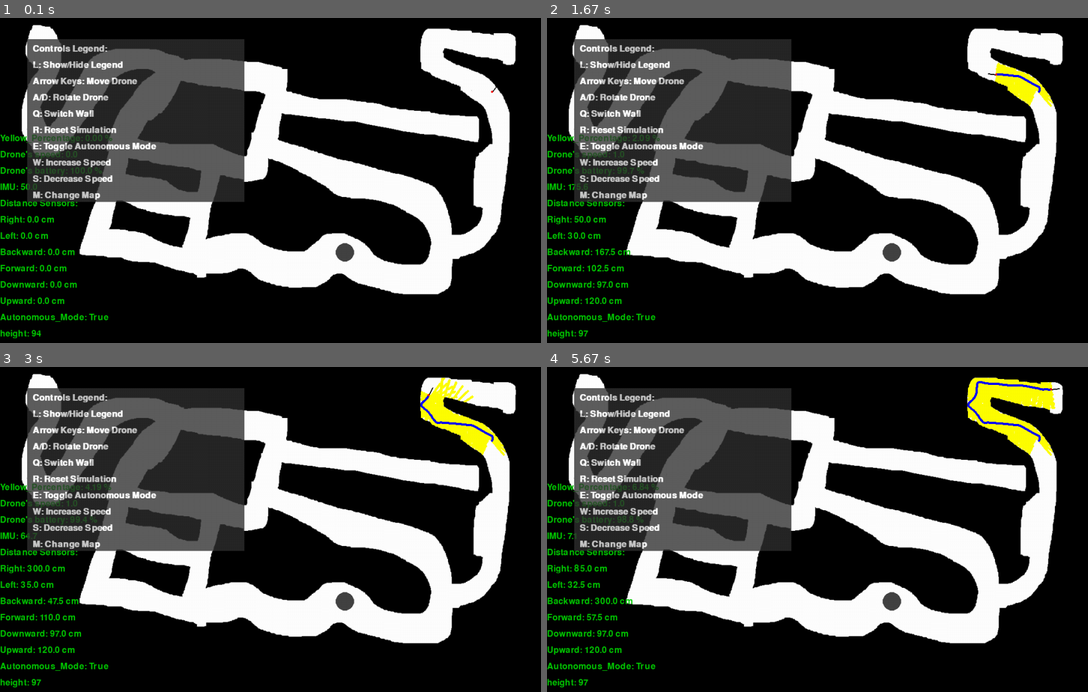
Above: before the commit, frames 1-4 (two rows, left to right).
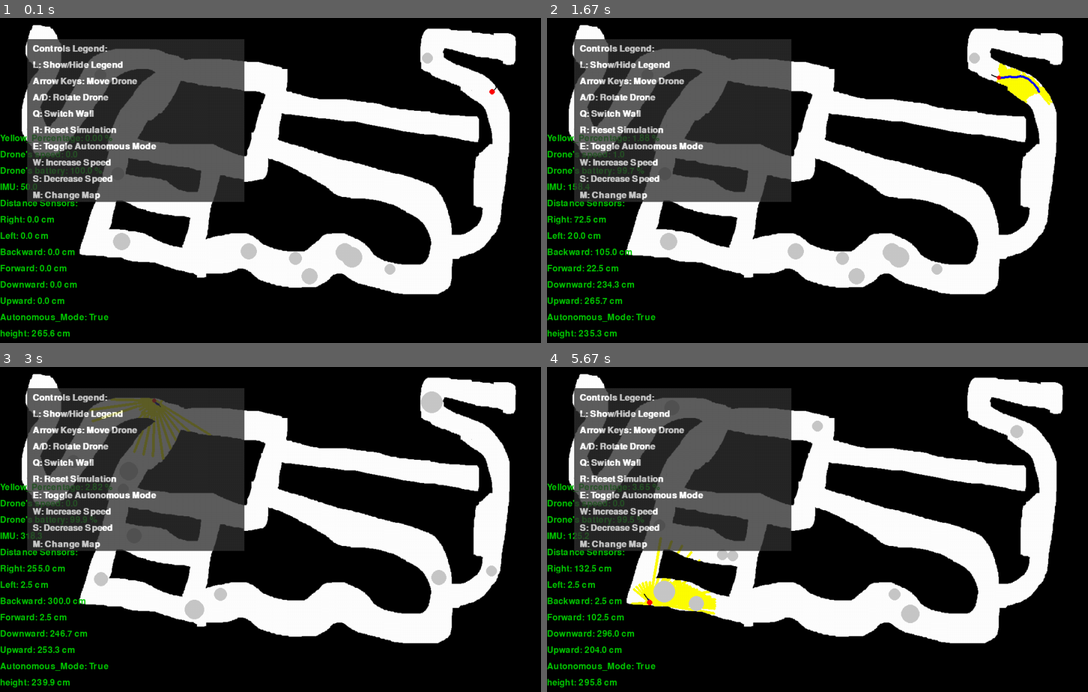
Above: after the commit, the same moments.

Repository: Raz-Saad/Autonomous_Robotics_Final_Project
Game: pygame game, started from src/Main_Pygame.py
Same seed, same stepped clock (60 frames per second), same inputs: the game is played once before the commit and once after it.
Inputs:
- Up to frame 1 (0.1 s): no input
- Up to frame 2 (1.67 s): tap one key every 0.33 s from 0.33 s: Q 1 A Q
- Up to frame 3 (3 s): tap one key every 0.33 s from 1.67 s: Enter 2 W 1
- Up to frame 4 (5.67 s): tap Space at 3 s

The runs differ from the first frame. In frame 1, 0.9% of the frame differs, in the area x 5-92%, y 10-99%; in frame 2, 1.5%; in frame 3, 3.5%; in frame 4, 4.5%, in the area x 3-95%, y 3-99%.

Commit message:
added height_pid to the update_position_by_algorithm

Diff:
--- a/src/DistanceSensorHight.py
+++ b/src/DistanceSensorHeight.py
@@ -1,6 +1,6 @@
 import math
 
-class DistanceSensorHight:
+class DistanceSensorheight:
     def __init__(self, sensor_direction, distance=0):
         self.distance = distance  # the distance from an obstacle
         self.direction = sensor_direction  # up, down
@@ -13,7 +13,7 @@
         if self.direction == "up":
             # Check distance to ceiling
             distance_to_ceiling = ceiling_level - drone_z_level
-            self.distance = min(distance_to_ceiling, max_range)
+            self.distance = min(distance_to_ceiling, max_range) # * 2.5 # 1 pixel = 2.5 cm
             # Check for obstacles in the upward direction
             # for obstacle in obstacles:
             #     _, _, _, _, height = obstacle
@@ -31,4 +31,4 @@
                 _, _, _, _, height = obstacle
                 if height < drone_z_level:  # Obstacle is below the drone
                     distance_to_obstacle = drone_z_level - height
-                    self.distance = min(distance_to_obstacle, self.distance)
+                    self.distance = min(distance_to_obstacle, self.distance) # * 2.5 # 1 pixel = 2.5 cm
--- a/src/Drone.py
+++ b/src/Drone.py
@@ -1,7 +1,7 @@
 from IMU import IMU
 from BatterySensor import BatterySensor
 from DistanceSensor import DistanceSensor
-from DistanceSensorHight import DistanceSensorHight
+from DistanceSensorHeight import DistanceSensorheight
 import math
 from OpticalFlow import OpticalFlow
 from PIDController import PIDController
@@ -17,9 +17,10 @@
         self.rightward_distance_sensor = DistanceSensor("rightward")
 
         # because our map is 2d, we need a different kind of calculation of the up/down sensors: #TODO: show raz
-        self.up_distance_sensor = DistanceSensorHight("up")
-        self.down_distance_sensor = DistanceSensorHight("down")
-#        self.height_pid_controller = PIDController(0.1, 0.01, 0.05)  # PID controller for height - we wish to be (for example) 2.5 meters above the floor
+        self.up_distance_sensor = DistanceSensorheight("up")
+        self.down_distance_sensor = DistanceSensorheight("down")
+        self.height_pid_controller = PIDController(0.01, 0.01, 0.01, 5)  # PID controller for height - we wish to be (for example) 3 meters above the floor
+        self.desired_floor_distance = 100 # 100 px * 2.5 = 2.5 meters
 
         self.orientation_sensor = IMU() #the drone's angle, the drone is looking rightward, beginning at 0
         self.pid_controller = PIDController(0.07, 0, 0.05, 5)
@@ -46,7 +47,7 @@
 
 
 
-    def update_sensors(self, map_matrix, position, drone_radius, orientation,floor_level, ceiling_level,obstacles): # added some parameters for hight sensors
+    def update_sensors(self, map_matrix, position, drone_radius, orientation,floor_level, ceiling_level,obstacles): # added some parameters for height sensors
         self.forward_distance_sensor.update_values(map_matrix, position, drone_radius, orientation)
         self.backward_distance_sensor.update_values(map_matrix, position, drone_radius,orientation)
         self.leftward_distance_sensor.update_values(map_matrix, position, drone_radius,orientation)
@@ -60,13 +61,13 @@
 
     #3d expantion:
     def change_z_level(self, z_direction):
-        self.z_level += z_direction * self.optical_flow_sensor.current_speed
+        self.z_level += z_direction * max(1,self.optical_flow_sensor.current_speed)
 
     # the wall distance should be adjusted relative to the drone's height:
     def update_desired_wall_distance(self,deviation):
         desired_wall_distance = int(initial_desired_wall_distance +
-                                               deviation * initial_desired_wall_distance
-                                               )
+                                    deviation * initial_desired_wall_distance
+                                    )
 
 
     def move_drone(self,drone_pos , direction):
@@ -100,7 +101,7 @@
         #if we dont use PID
         if not self.use_pid:
             if self.is_hugging_right: # drone is hugging the right side and is looking for the left wall
-            #checking if the drone should move without the PID
+                #checking if the drone should move without the PID
                 if  self.forward_distance_sensor.distance > delta and self.leftward_distance_sensor.distance > delta and self.rightward_distance_sensor.distance > delta:
                     # Move forward without PID control
                     new_pos = self.move_drone(drone_pos, "forward")
@@ -125,7 +126,7 @@
                 self.use_pid = True
 
 
-        # Calculate the error from the desired wall distance
+                # Calculate the error from the desired wall distance
         if not self.is_hugging_right: #self.leftward_distance_sensor.distance < 35:  # Detect the wall on the left side
             error = -1 *(self.leftward_distance_sensor.distance - self.desired_wall_distance)
         else:
@@ -168,7 +169,29 @@
 
         return new_pos
 
+
+    def change_z_level_by_pid(self, dt):
+        #print("current distance to floor: ",self.down_distance_sensor.distance)
+        # calculate the error from the desired state:
+        error = self.desired_floor_distance - self.down_distance_sensor.distance
+        #print("error: ",error)
+        # calculate the change amount needed given the current delta-time:
+        height_correction = self.height_pid_controller.update(error,dt)
+        #print("height_correction: ",height_correction)
+
+        # # Normalize the height correction to be within the range of -1 to 1
+        # max_correction = 10  # Adjust this value as needed
+        # normalized_correction = max(-1, min(height_correction / max_correction, 1))
+        # print("normalized_correction: ",normalized_correction)
+
+        self.change_z_level(height_correction)
+
+
+
     def update_position_by_algorithm(self, drone_pos, dt):
+
+        self.change_z_level_by_pid(dt)
+
         new_pos = drone_pos
         # Check battery level and initiate return if necessary
         if self.battery_sensor.get_battrey_precentage() <= 50 and not self.returning_to_start:
--- a/src/Main_Pygame.py
+++ b/src/Main_Pygame.py
@@ -20,7 +20,7 @@
         self.show_legend = True  # Flag to control legend visibility
 
         # 3d expantion:
-        self.ceiling_level = 500
+        self.ceiling_level = int(500 / 2.5) # 500 in cm, so dividing bt 2.5 for pixels
         self.floor_level = 0
 
         # Load map
@@ -56,7 +56,7 @@
 
         self.respawn_drone()
 
-        self.spawn_obstacles(1)  # Spawn 10 obstacles
+        self.spawn_obstacles(10)  # Spawn 10 obstacles
 
         self.clock = pygame.time.Clock()
         self.game_over = False
@@ -106,7 +106,7 @@
         while True:
             x = random.randint(self.drone_radius, self.map_width - self.drone_radius - 1)
             y = random.randint(self.drone_radius, self.map_height - self.drone_radius - 1)
-            drone_z_level = random.randint(self.floor_level+1, self.ceiling_level-1) # for changing drone's height
+            drone_z_level = (self.ceiling_level + self.floor_level) / 2 # = random.randint(self.floor_level+1, self.ceiling_level-1) # for changing drone's height
             self.drone.z_level = drone_z_level
             if not self.check_collision(x, y): # TODO: implement checking object collision
                 self.drone_pos = [x, y]
@@ -335,11 +335,14 @@
                 x = random.randint(obstacle_radius, self.map_width - obstacle_radius)
                 y = random.randint(obstacle_radius, self.map_height - obstacle_radius)
                 if not self.check_collision(x, y, obstacle_radius):
-                    grey_shade = random.randint(50, 200)
+                    grey_shade = 200#= random.randint(50, 200) # 0 = black max height, 255 - white min height
                     color = (grey_shade, grey_shade, grey_shade)
                     # Calculate obstacle height based on grey shade
-                    height = self.floor_level + (self.ceiling_level - self.floor_level) * ((255.0 - grey_shade) / 255.0)
+                    height = int(self.floor_level + # base height
+                              (self.ceiling_level - self.floor_level) * ((255.0 - grey_shade) / 255.0)) # adding a value that wont go more than the ceiling
+                              #/ 2.5) # the height is in pixels, this changes it to cm
                     print("height: ",height)
+                    print("height * 2.5: ",int(height*2.5))
                     self.obstacles.append((x, y, obstacle_radius, color, height))
                     break
 
@@ -455,6 +458,9 @@
             # Draw obstacles
             self.draw_obstacles()
 
+            # this calculation get the factor of change the circle itself had, and we will use it to change the drone's arrow as well:
+            precentage_of_drone_height_deviation = (self.drone_radius / self.initial_drone_radius)
+
             # Blit the drone trail onto the screen
             for pos in self.drone_positions:
                 pygame.draw.circle(self.screen, (0, 0, 255), pos, 2)
@@ -465,17 +471,17 @@
 
             # Draw arrow on the drone indicating its direction
             angle_rad = math.radians(self.drone.orientation_sensor.drone_orientation)
-            end_x = self.drone_pos[0] + 15 * math.cos(angle_rad)
-            end_y = self.drone_pos[1] + 15 * math.sin(angle_rad)
-            pygame.draw.line(self.screen, (0, 0, 0), self.drone_pos, (end_x, end_y), 2)
+            end_x = self.drone_pos[0] + 15 * precentage_of_drone_height_deviation * math.cos(angle_rad)
+            end_y = self.drone_pos[1] + 15 * precentage_of_drone_height_deviation * math.sin(angle_rad)
+            pygame.draw.line(self.screen, (0, 0, 0), self.drone_pos, (end_x, end_y), int(2* precentage_of_drone_height_deviation) )
 
             # Blit the drone onto the screen
             pygame.draw.circle(self.screen, (255, 0, 0), self.drone_pos, self.drone_radius)
 
 
             # Update sensor texts
-            self.sensor_texts["upward"] = f"Upward: {self.drone.up_distance_sensor.distance:.1f} cm"
-            self.sensor_texts["downward"] = f"Downward: {self.drone.down_distance_sensor.distance:.1f} cm"
+            self.sensor_texts["upward"] = f"Upward: {self.drone.up_distance_sensor.distance *2.5:.1f} cm"
+            self.sensor_texts["downward"] = f"Downward: {self.drone.down_distance_sensor.distance*2.5:.1f} cm"
             self.sensor_texts["forward"] = f"Forward: {self.drone.forward_distance_sensor.distance:.1f} cm"
             self.sensor_texts["backward"] = f"Backward: {self.drone.backward_distance_sensor.distance:.1f} cm"
             self.sensor_texts["leftward"] = f"Left: {self.drone.leftward_distance_sensor.distance:.1f} cm"
@@ -485,7 +491,7 @@
             self.sensor_texts["Drone's speed"] = f"Drone's speed: {self.drone.optical_flow_sensor.get_current_speed():.1f}"
             self.sensor_texts["Yellow_Percentage"] = f"Yellow_Percentage: {yellow_percentage:.2f} %"
             self.sensor_texts["Autonomous_Mode"] = f"Autonomous_Mode: {is_autonomous}"
-            self.sensor_texts["Height"] = f"height: {self.drone.z_level}"
+            self.sensor_texts["Height"] = f"height: {self.drone.z_level *2.5:.1f} cm"
 
 
             # Display sensor texts
